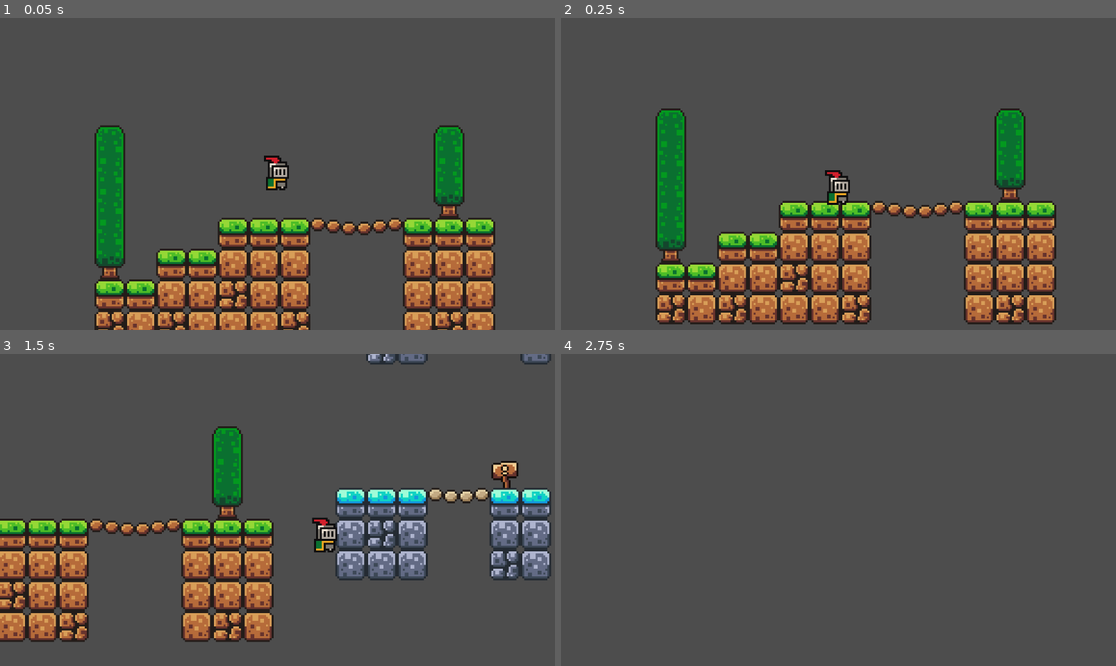
Above: before the commit, frames 1-4 (two rows, left to right).
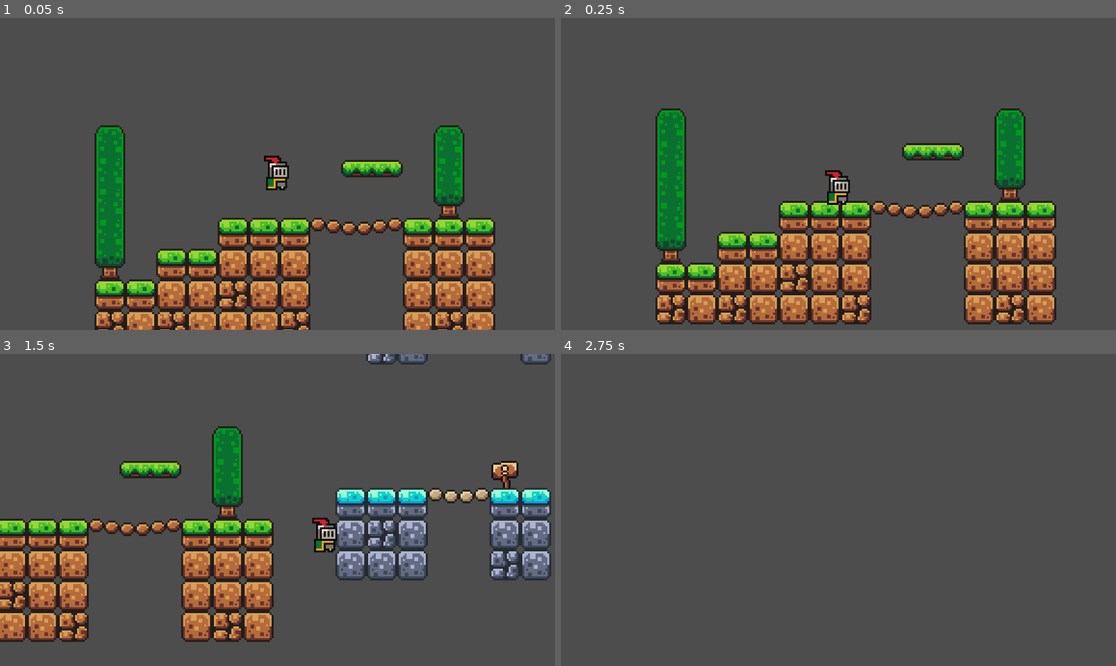
Above: after the commit, the same moments.

Repository: mateoastelarra/OliverDuck
Game: Godot game, scene res://Scenes/game.tscn
Two runs of this game, one before a commit and one after it. Both use one fixed random seed, a clock stepped at 60 frames per second and the inputs below.
Inputs:
- Up to frame 1 (0.05 s): no input
- Up to frame 2 (0.25 s): no input
- Up to frame 3 (1.5 s): tap Enter (ui_accept) at 0.5, 0.77 s; hold Right (ui_right) from 0.53 s (still down)
- Up to frame 4 (2.75 s): tap Enter (ui_accept) at 1.52 s; release Right (ui_right) at 2.03 s; hold Left (ui_left) from 2.03 s (still down)

The runs differ from the first frame. In frame 1, 0.6% of the frame differs, in the area x 61-73%, y 45-52%; in frame 2, 0.6%; in frame 3, 0.6%; in frame 4, nothing differs.

Commit message:
One way platform

Diff:
--- a/Scenes/game.tscn
+++ b/Scenes/game.tscn
@@ -1,7 +1,8 @@
-[gd_scene load_steps=5 format=3 uid="uid://de3ul6wkrag0p"]
+[gd_scene load_steps=6 format=3 uid="uid://de3ul6wkrag0p"]
 
 [ext_resource type="PackedScene" uid="uid://b8usw0nugvljn" path="res://Scenes/player.tscn" id="1_xv1o1"]
 [ext_resource type="Texture2D" uid="uid://curb3mrs2pv6o" path="res://Assets/sprites/world_tileset.png" id="2_3b8na"]
+[ext_resource type="PackedScene" uid="uid://b1dmcgw3t3y0x" path="res://Scenes/platform.tscn" id="3_rgu3y"]
 
 [sub_resource type="TileSetAtlasSource" id="TileSetAtlasSource_nb7ly"]
 texture = ExtResource("2_3b8na")
@@ -421,3 +422,6 @@
 position = Vector2(0, -7)
 zoom = Vector2(4, 4)
 position_smoothing_enabled = true
+
+[node name="Platform" parent="." instance=ExtResource("3_rgu3y")]
+position = Vector2(160, 71)
--- /dev/null
+++ b/Scenes/platform.tscn
@@ -0,0 +1,18 @@
+[gd_scene load_steps=3 format=3 uid="uid://b1dmcgw3t3y0x"]
+
+[ext_resource type="Texture2D" uid="uid://cynu43dgpjyoj" path="res://Assets/sprites/platforms.png" id="1_gi1d4"]
+
+[sub_resource type="RectangleShape2D" id="RectangleShape2D_bavbv"]
+size = Vector2(32, 9)
+
+[node name="Platform" type="AnimatableBody2D"]
+
+[node name="Sprite2D" type="Sprite2D" parent="."]
+texture = ExtResource("1_gi1d4")
+region_enabled = true
+region_rect = Rect2(16, 0, 32, 10)
+
+[node name="CollisionShape2D" type="CollisionShape2D" parent="."]
+position = Vector2(0, -0.5)
+shape = SubResource("RectangleShape2D_bavbv")
+one_way_collision = true
--- a/Scenes/player.tscn
+++ b/Scenes/player.tscn
@@ -43,6 +43,7 @@
 radius = 5.0
 
 [node name="Player" type="CharacterBody2D"]
+z_index = 5
 script = ExtResource("1_g73xu")
 
 [node name="AnimatedSprite2D" type="AnimatedSprite2D" parent="."]
